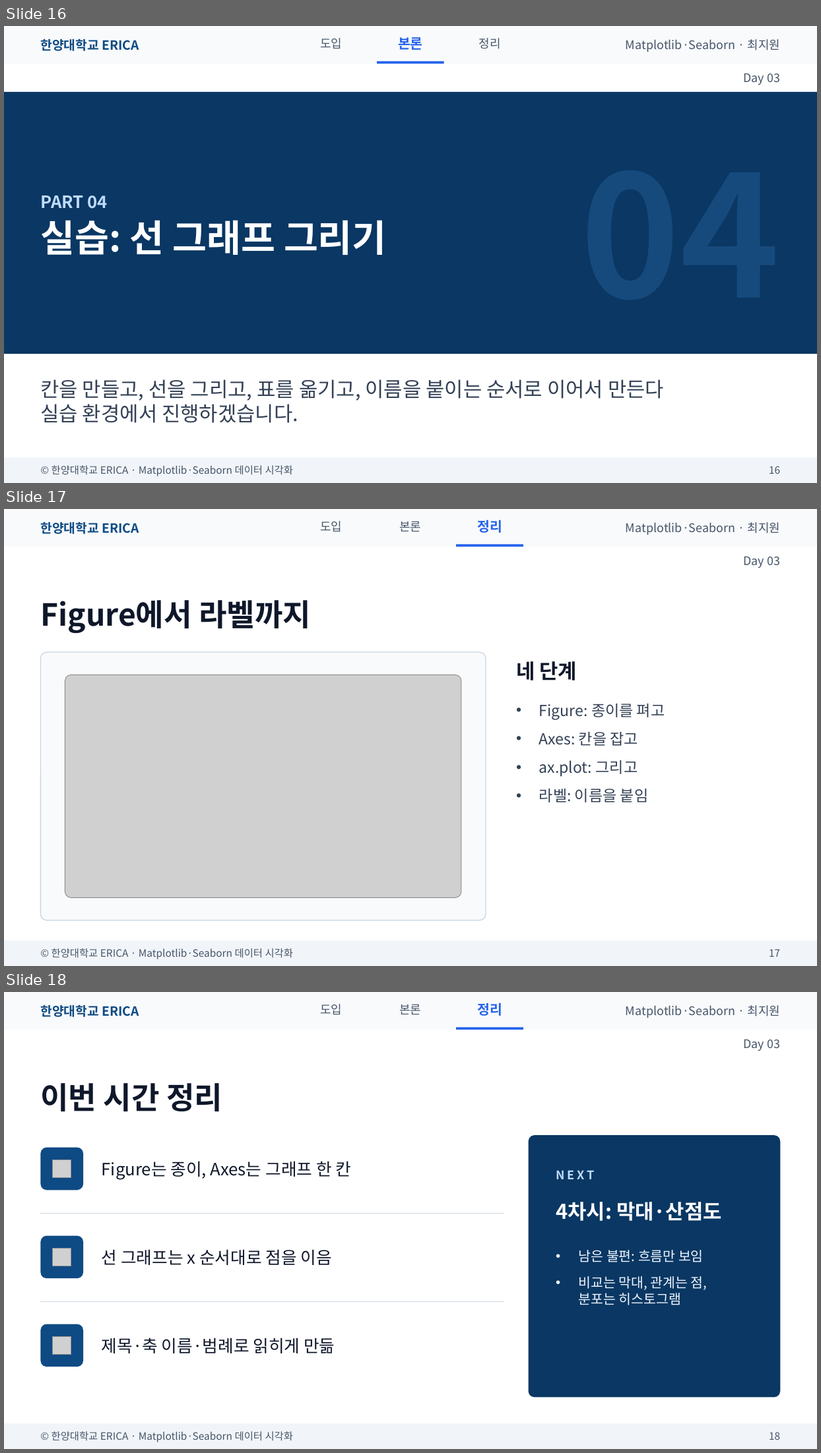
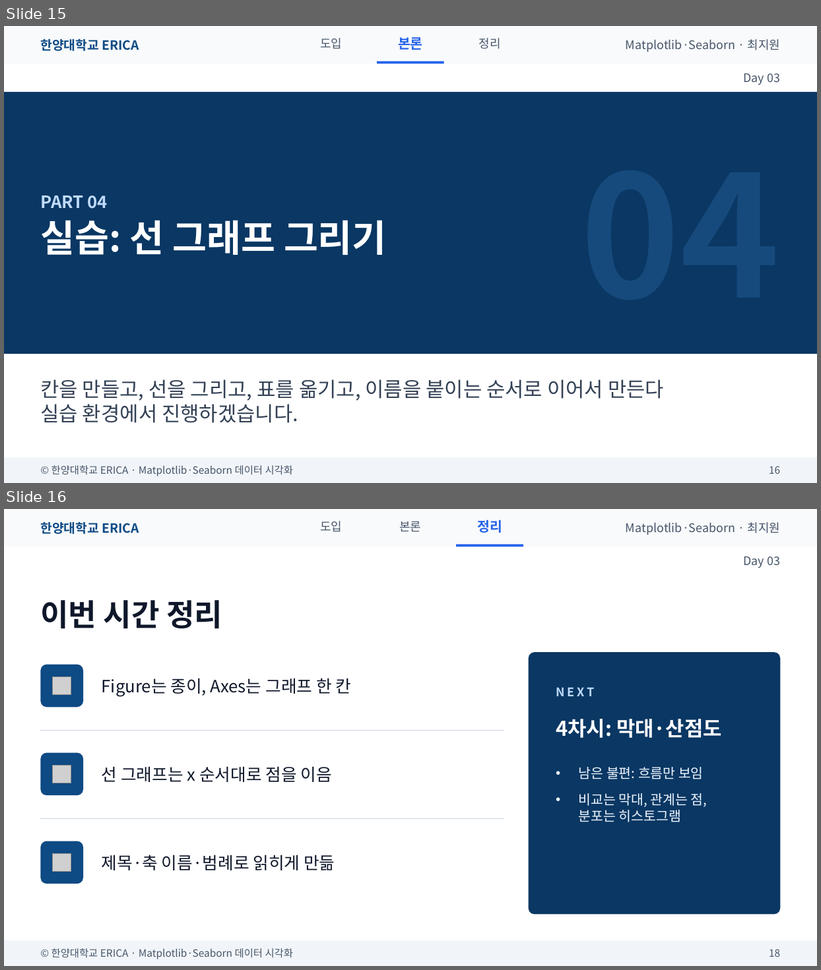
Before and after one commit to wonguwon/generate_lesson, a slide deck: materials/matplotlib-seaborn/ppt/Day03/Day03_FigureAxes와선그래프.pptx. Shown one above the other, each under a label of ours: slides 16, 17 and 18 before the commit, slides 15 and 16 after it. The pictures are 821x1453 and 821x970 pixels, drawn with LibreOffice and Linux fonts; fonts in the diff are those of the drawing; grey boxes stand for pictures. Boxes give left, top, right and bottom in pixels: in the first picture for what was removed or moved away, otherwise in the second. Text is boxed around its words. In the diff, an @@ line names an element or a change of style, - is before the commit and + after.

```diff
--- a/materials/matplotlib-seaborn/ppt/Day03/Day03_FigureAxes와선그래프.pptx
+++ b/materials/matplotlib-seaborn/ppt/Day03/Day03_FigureAxes와선그래프.pptx
@@ slide 17 removed at bbox=[4, 509, 817, 966], background #FFFFFF @@
@@ rectangle removed at bbox=[4, 509, 817, 547] @@
@@ text removed at bbox=[40, 522, 139, 534] @@
-한양대학교 ERICA
@@ text removed at bbox=[320, 521, 342, 531] @@
-도입
@@ text removed at bbox=[399, 521, 421, 532] @@
-본론
@@ text removed at bbox=[477, 520, 502, 533] @@
-정리
@@ text removed at bbox=[626, 522, 781, 535] @@
-Matplotlib·Seaborn · 최지원
@@ rectangle removed at bbox=[457, 545, 523, 547] @@
@@ text removed at bbox=[743, 557, 780, 568] @@
-Day 03
@@ title removed at bbox=[40, 600, 311, 634] @@
-Figure에서 라벨까지
@@ rounded rectangle removed at bbox=[40, 652, 486, 921] @@
@@ text removed at bbox=[516, 661, 577, 681] @@
-네 단계
@@ picture removed at bbox=[65, 675, 461, 898] @@
@@ text removed at bbox=[539, 704, 665, 803] @@
-• Figure: 종이를 펴고
-• Axes: 칸을 잡고
-• ax.plot: 그리고
-• 라벨: 이름을 붙임
@@ rectangle removed at bbox=[4, 941, 817, 966] @@
@@ text removed at bbox=[52, 949, 293, 960] @@
-© 한양대학교 ERICA · Matplotlib·Seaborn 데이터 시각화
@@ text removed at bbox=[769, 949, 780, 957] @@
-17
@@ what was slide 16 is now slide 15 @@
@@ what was slide 18 is now slide 16 @@
```
Also in this commit, not shown: 4 slides changed, 1 other slide removed, 6 other files.
